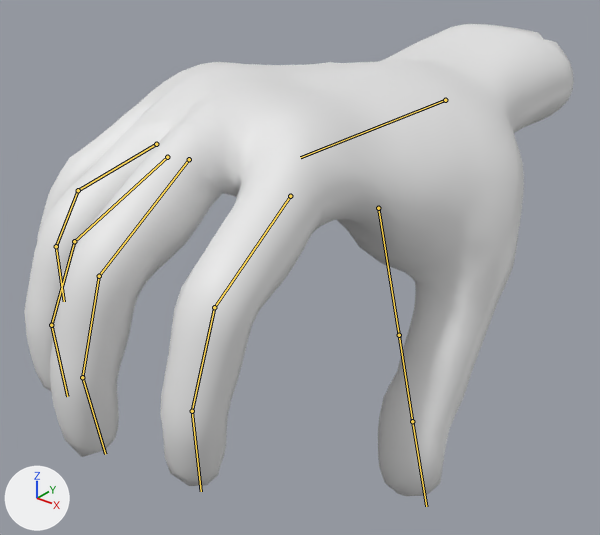
Renders of the glTF model public/models/mao-fp-esq.glb from each side of a commit.
Both versions are drawn from a 50 mm lens placed at (0.703, -1.289, 0.373), pointed at (-0.024, -0.38, -0.19). The lights are fixed; the arrows at lower left show +X, +Y and +Z. The picture after the commit comes second. Both versions are drawn at the pose saved in each file; the numbers are the values there. The bones that bend it are drawn over the model as lines.

In view in the first picture: 'mao'.
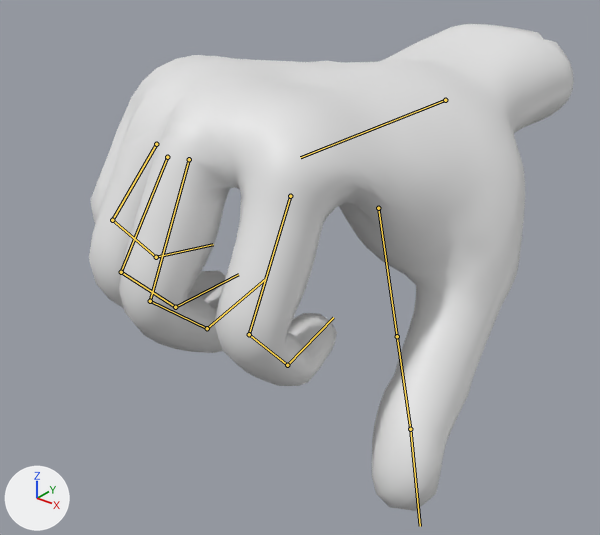
Where the change shows, as pixel boxes (x1, y1, x2, y2) in the pictures (600 x 535 px):
'mao', posed (12% narrower): before (24, 24, 574, 496); after (89, 24, 574, 511)
bone 'LeftIndex1', root to tip: before (290, 196) to (214, 307); after (290, 196) to (249, 334)
bone 'LeftIndex2', root to tip: before (214, 307) to (192, 411); after (249, 334) to (287, 365)
bone 'LeftIndex3', root to tip: before (192, 411) to (201, 491); after (287, 365) to (333, 317)
bone 'LeftMiddle1', root to tip: before (189, 159) to (99, 276); after (189, 159) to (150, 301)
bone 'LeftMiddle2', root to tip: before (99, 276) to (82, 377); after (150, 301) to (207, 328)
bone 'LeftMiddle3', root to tip: before (82, 377) to (105, 454); after (207, 328) to (265, 279)
bone 'LeftPinky1', root to tip: before (156, 144) to (78, 190); after (156, 144) to (112, 220)
bone 'LeftPinky2', root to tip: before (78, 190) to (56, 246); after (112, 220) to (156, 257)
bone 'LeftPinky3', root to tip: before (56, 246) to (64, 301); after (156, 257) to (213, 244)
bone 'LeftRing1', root to tip: before (167, 157) to (74, 241); after (167, 157) to (121, 272)
bone 'LeftRing2', root to tip: before (74, 241) to (51, 325); after (121, 272) to (175, 307)
bone 'LeftRing3', root to tip: before (51, 325) to (67, 396); after (175, 307) to (238, 274)
bone 'LeftThumb1', root to tip: before (378, 208) to (399, 335); after (378, 208) to (397, 336)
bone 'LeftThumb3', root to tip: before (412, 421) to (426, 506); after (410, 429) to (420, 526)

What changed in the scene script:
```text
Change bone_leftindex1:
    where bone_leftindex1 = bpy.data.objects['Armature'].pose.bones['LeftIndex1']  # child of 'LeftHand'
    bone_leftindex1.rotation_quaternion: (0.966, 0.259, 0.0, 0.0) -> (0.866, 0.5, 0.0, 0.0)  # degrees (30, 0, 0) -> degrees (60, 0, 0)
Change bone_leftindex2:
    where bone_leftindex2 = bpy.data.objects['Armature'].pose.bones['LeftIndex2']  # child of 'LeftIndex1'
    bone_leftindex2.rotation_quaternion: (0.947, 0.321, 0.0, 0.0) -> (0.793, 0.609, 0.0, 0.0)  # degrees (37, 0, 0) -> degrees (75, 0, 0)
Change bone_leftindex3:
    where bone_leftindex3 = bpy.data.objects['Armature'].pose.bones['LeftIndex3']  # child of 'LeftIndex2'
    bone_leftindex3.rotation_quaternion: (0.972, 0.233, 0.0, 0.0) -> (0.891, 0.454, 0.0, 0.0)  # degrees (27, 0, 0) -> degrees (54, 0, 0)
Change bone_leftmiddle1:
    where bone_leftmiddle1 = bpy.data.objects['Armature'].pose.bones['LeftMiddle1']  # child of 'LeftHand'
    bone_leftmiddle1.rotation_quaternion: (0.966, 0.259, 0.0, 0.0) -> (0.866, 0.5, 0.0, 0.0)  # degrees (30, 0, 0) -> degrees (60, 0, 0)
Change bone_leftmiddle2:
    where bone_leftmiddle2 = bpy.data.objects['Armature'].pose.bones['LeftMiddle2']  # child of 'LeftMiddle1'
    bone_leftmiddle2.rotation_quaternion: (0.947, 0.321, 0.0, 0.0) -> (0.793, 0.609, 0.0, 0.0)  # degrees (37, 0, 0) -> degrees (75, 0, 0)
Change bone_leftmiddle3:
    where bone_leftmiddle3 = bpy.data.objects['Armature'].pose.bones['LeftMiddle3']  # child of 'LeftMiddle2'
    bone_leftmiddle3.rotation_quaternion: (0.972, 0.233, 0.0, 0.0) -> (0.891, 0.454, 0.0, 0.0)  # degrees (27, 0, 0) -> degrees (54, 0, 0)
Change bone_leftpinky1:
    where bone_leftpinky1 = bpy.data.objects['Armature'].pose.bones['LeftPinky1']  # child of 'LeftHand'
    bone_leftpinky1.rotation_quaternion: (0.966, 0.259, 0.0, 0.0) -> (0.866, 0.5, 0.0, 0.0)  # degrees (30, 0, 0) -> degrees (60, 0, 0)
Change bone_leftpinky2:
    where bone_leftpinky2 = bpy.data.objects['Armature'].pose.bones['LeftPinky2']  # child of 'LeftPinky1'
    bone_leftpinky2.rotation_quaternion: (0.947, 0.321, 0.0, 0.0) -> (0.793, 0.609, 0.0, 0.0)  # degrees (37, 0, 0) -> degrees (75, 0, 0)
Change bone_leftpinky3:
    where bone_leftpinky3 = bpy.data.objects['Armature'].pose.bones['LeftPinky3']  # child of 'LeftPinky2'
    bone_leftpinky3.rotation_quaternion: (0.972, 0.233, 0.0, 0.0) -> (0.891, 0.454, 0.0, 0.0)  # degrees (27, 0, 0) -> degrees (54, 0, 0)
Change bone_leftring1:
    where bone_leftring1 = bpy.data.objects['Armature'].pose.bones['LeftRing1']  # child of 'LeftHand'
    bone_leftring1.rotation_quaternion: (0.966, 0.259, 0.0, 0.0) -> (0.866, 0.5, 0.0, 0.0)  # degrees (30, 0, 0) -> degrees (60, 0, 0)
Change bone_leftring2:
    where bone_leftring2 = bpy.data.objects['Armature'].pose.bones['LeftRing2']  # child of 'LeftRing1'
    bone_leftring2.rotation_quaternion: (0.947, 0.321, 0.0, 0.0) -> (0.793, 0.609, 0.0, 0.0)  # degrees (37, 0, 0) -> degrees (75, 0, 0)
Change bone_leftring3:
    where bone_leftring3 = bpy.data.objects['Armature'].pose.bones['LeftRing3']  # child of 'LeftRing2'
    bone_leftring3.rotation_quaternion: (0.972, 0.233, 0.0, 0.0) -> (0.891, 0.454, 0.0, 0.0)  # degrees (27, 0, 0) -> degrees (54, 0, 0)
Change bone_leftthumb1:
    where bone_leftthumb1 = bpy.data.objects['Armature'].pose.bones['LeftThumb1']  # child of 'LeftHand'
    bone_leftthumb1.rotation_quaternion: (0.853, 0.523, 0.0, 0.0) -> (0.901, 0.43, -0.023, 0.047)  # degrees (63, 0, 0) -> degrees (51, -5, 4)
Change bone_leftthumb3:
    where bone_leftthumb3 = bpy.data.objects['Armature'].pose.bones['LeftThumb3']  # child of 'LeftThumb2'
    bone_leftthumb3.rotation_quaternion: (1.0, 0.0, 0.0, 0.0) -> (1.0, 0.0, 0.0, 0.026)  # degrees (0, 0, 0) -> degrees (0, 0, 3)
```
